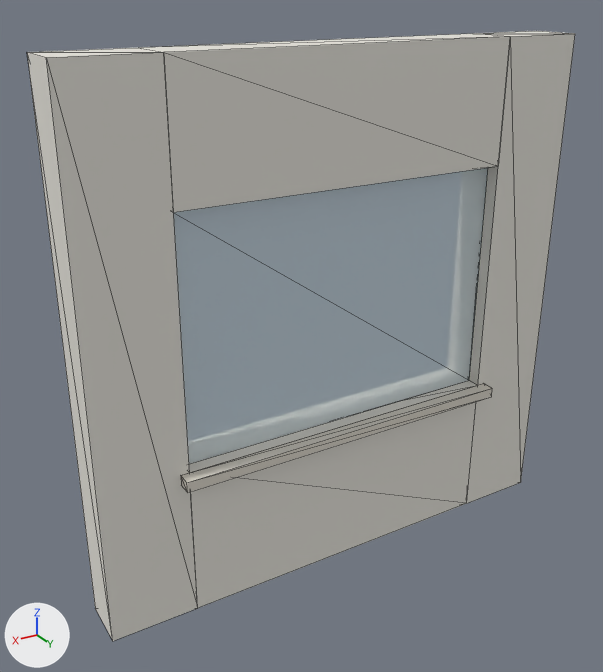
One commit to the glTF model assets/kits/building/fac_render_win_c.glb: the scene before it, then after it.
One viewpoint serves both versions: a camera (50 mm lens) standing at (3.93, 3.83, 3.3) and looking at (1.7, 0.11, 1.43). The axes (+X, +Y, +Z) are drawn at lower left. The lights are the same throughout. The picture after the commit comes second. Mesh edges are drawn as thin lines. Objects named as collision shapes, trigger or cutter boxes, shadow casters or lower levels of detail are left out. Vertices at exactly the same position are counted once.

Names of what the first picture shows: 'fac_render_win_c'.
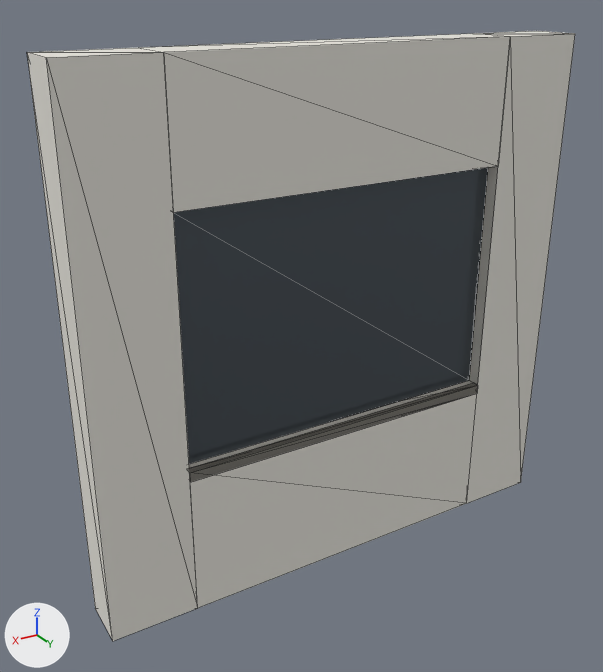
Pixel boxes [x1, y1, x2, y2] of what changed, in the pictures (603 x 672 px; the box of a moved part takes in the faces that stretch with it):
part 1 of me_fac_render_win_c, moved or reshaped: before [181, 383, 492, 492]; after [189, 384, 478, 482]
part 2 of me_fac_render_win_c, recoloured: [173, 168, 488, 464] in both

Edits to the bpy script that builds the scene:
```text
Add mat_m_window:
    mat_m_window = principled_material('M_window')
    mat_m_window.base_color = (0.1, 0.12, 0.14)  # dark grey #596169
    mat_m_window.metallic = 0.6
    mat_m_window.roughness = 0.08
Change me_fac_render_win_c:
    used by ob_fac_render_win_c; location = (0.0, 0.0, 0.0)
    remove me_fac_render_win_c.from_pydata(...)  # 40 vertices, 72 faces; spans x 0.0..3.0, y 0.0..0.38, z 0.0..3.0
    add me_fac_render_win_c.from_pydata(...)  # 38 vertices, 72 faces; spans x 0.0..3.0, y 0.0..0.3, z 0.0..3.0
    me_fac_render_win_c part 1
    8 vertices are removed from x 0.45..2.55, y 0.3..0.38, z 0.84..0.9
    12 faces are deleted
    6 vertices are added at (0.5, 0.3, 0.84), (0.5, 0.26, 0.84), (0.5, 0.26, 0.9), (2.5, 0.3, 0.84), (2.5, 0.26, 0.9), (2.5, 0.26, 0.84)
    12 new faces join them, mat_m_stone (light grey #dfdace)
    me_fac_render_win_c part 2: 12 faces spanning x 0.5..2.5, y 0.2..0.22, z 0.9..2.3 switch from mat_m_glass (pale blue #daedf6) to mat_m_window (dark grey #596169)
```
